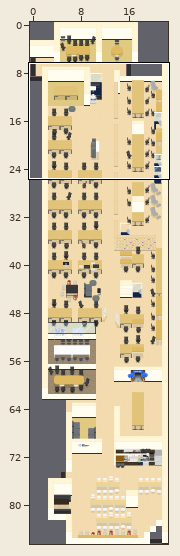
Tiled map (JSON): maps/Office.json. Above, an overview of the earlier version with the close-up marked.
Close-up. Before the commit:
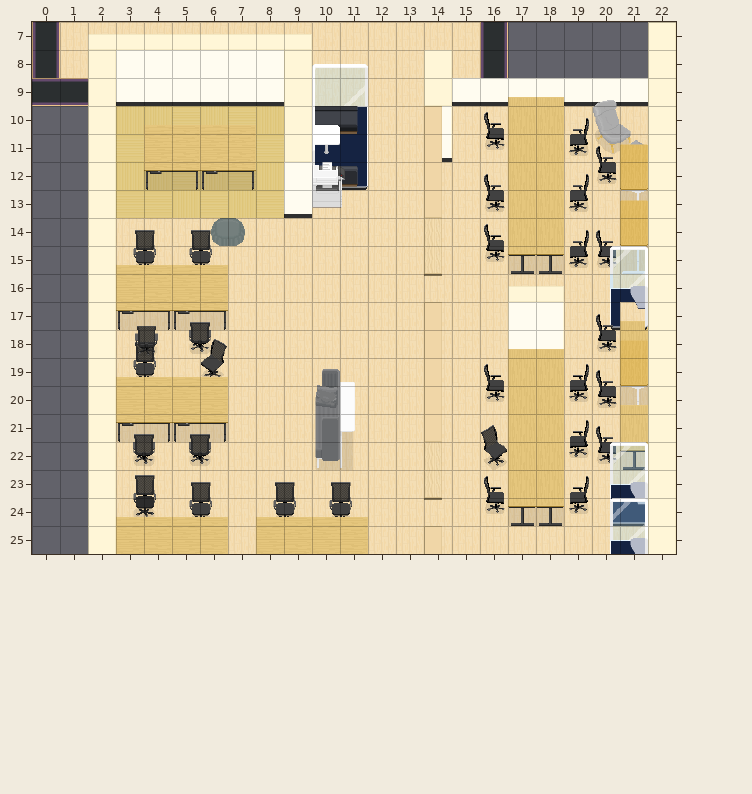
Cells are 32x32 px. Shown: x 0..22, y 7..25. The commit also changed other parts of the map, which this record leaves out. Tiles whose own drawing changed are shown in their newer look in all pictures.
Now the later version:
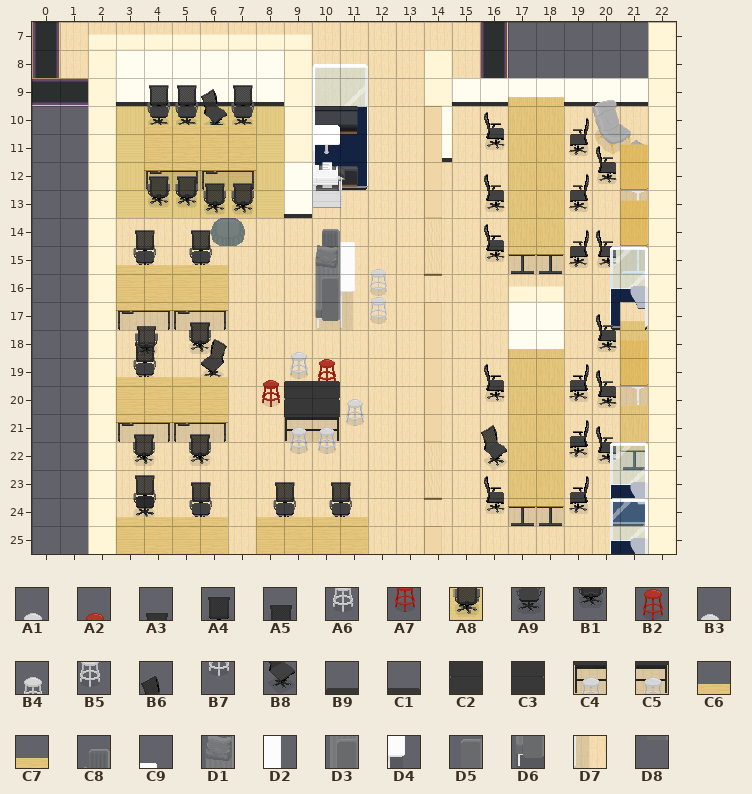
Key: from "OGP_Chairs & Tables": A1 1, A2 2, A3 4, A4 6, A5 8, A6 26, A7 27, A8 29, A9 31, B1 33, B2 52, B3 53, B4 76, B5 78, B6 80, B7 101, B8 105, B9 161, C1 162, C2 186, C3 187, C4 211, C5 212, C6 232, C7 233, C8 326, C9 327, D1 351, D2 352, D3 376, D4 377, D5 378, D6 401, D7 402, D8 403.
__ is an empty cell.
See-through tiles are keyed as they look on the map.
Edits made:
Layer "belowFurniture":
y 9: x 4..7 __ __ __ __ -> A4 A4 B6 A4
y 10: x 4..7 __ __ __ __ -> A9 A9 B8 A9
y 18: x 9 __ -> A1
y 19: x 8..10 __ __ __ -> A2 A6 B2
y 20: x 8 __ -> A7; x 11 __ -> B4
y 21: x 11 __ -> B7
Layer "furniture":
y 10: x 4..7 C6 C7 C6 C7 -> __ __ __ __
y 15: x 10 __ -> D1; x 12 __ -> B3
y 16: x 10 __ -> D3; x 12 __ -> B5
y 17: x 10..11 __ __ -> D6 D7
y 19: x 10..11 C8 C9 -> __ __
y 20: x 9..11 __ D1 D2 -> C2 C3 __
y 21: x 9..11 __ D3 D4 -> C4 C5 __
y 22: x 10..11 D6 D7 -> __ __
Layer "aboveFurniture":
y 16: x 12 __ -> B3
y 17: x 12 __ -> B5
y 21: x 9..10 __ __ -> B4 B4
y 22: x 9..10 __ __ -> B7 B7
Layer "abovePlayer1":
y 10: x 4..7 __ __ __ __ -> C6 C7 C6 C7
y 12: x 4..7 __ __ __ __ -> A5 A5 A3 A3
y 13: x 4..7 __ __ __ __ -> B1 B1 A8 A8
y 14: x 10..11 __ __ -> C8 C9
y 15: x 11 __ -> D2
y 16: x 10..11 __ __ -> D5 D4
y 17: x 10 __ -> D8
y 21: x 10 D5 -> __
y 22: x 10 D8 -> __
Layer "abovePlayer2":
y 19: x 9..10 __ __ -> B9 C1
